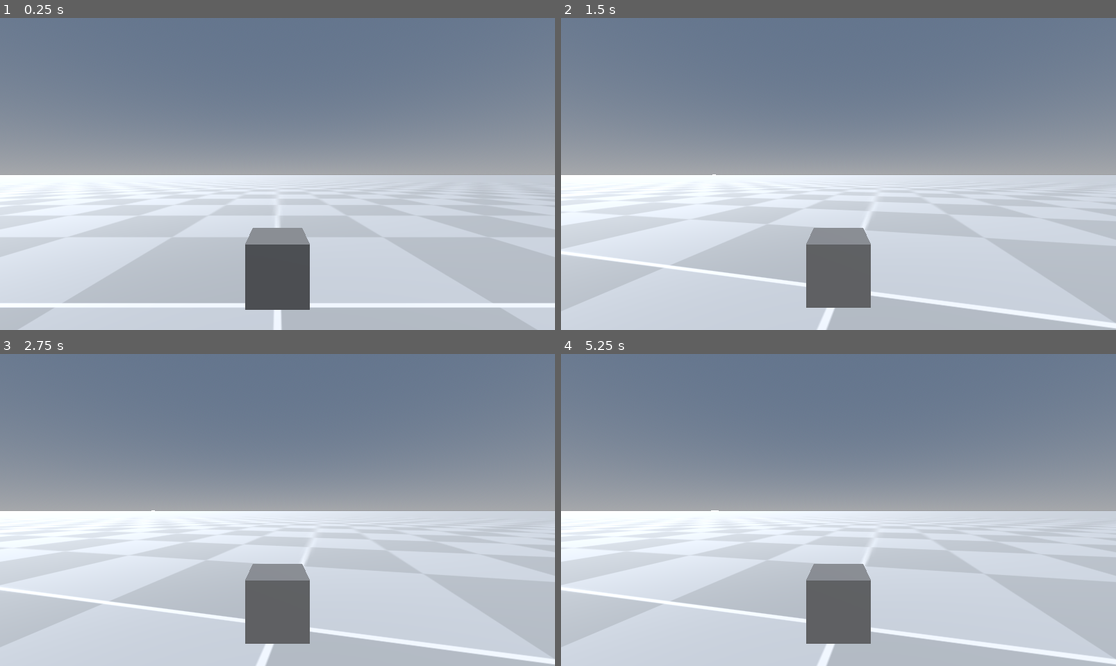
Above: before the commit, frames 1-4 (two rows, left to right).
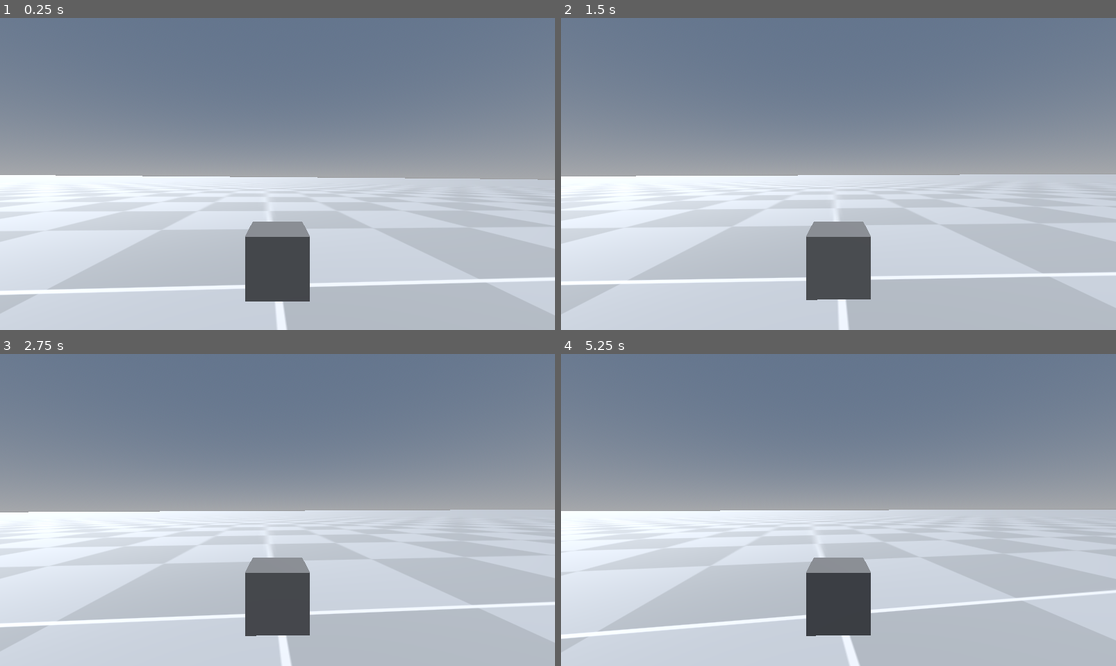
Above: after the commit, the same moments.

Repository: PerishoJ/metamorphosis
Game: Godot game, scene res://tank/tank_controls.tscn
Two runs of this game, one before a commit and one after it. Both use one fixed random seed, a clock stepped at 60 frames per second and the inputs below.
Inputs:
- Up to frame 1 (0.25 s): no input
- Up to frame 2 (1.5 s): hold W (fwd) 0.53-1.28 s
- Up to frame 3 (2.75 s): tap Enter at 2 s; hold W (fwd) from 2.03 s (still down)
- Up to frame 4 (5.25 s): release W (fwd) at 3.53 s

The runs differ from the first frame. In frame 1, 6.0% of the frame differs, in the area x 0-100%, y 50-100%; in frame 2, 7.4%; in frame 3, 9.5%; in frame 4, 10%, in the area x 0-100%, y 49-100%.

Commit message:
tweaking values...still not working

Diff:
--- a/project.godot
+++ b/project.godot
@@ -20,7 +20,7 @@
 fwd={
 "deadzone": 0.5,
 "events": [Object(InputEventKey,"resource_local_to_scene":false,"resource_name":"","device":-1,"window_id":0,"alt_press …(192 unchanged characters)…
-, Object(InputEventKey,"resource_local_to_scene":false,"reso …(137 unchanged characters)… se,"keycode":0,"physical_keycode":4194322,"key_label":0,"unicode":0,"location":0,"echo":false,"script":null)
+, Object(InputEventKey,"resource_local_to_scene":false,"reso …(137 unchanged characters)… se,"keycode":0,"physical_keycode":4194320,"key_label":0,"unicode":0,"location":0,"echo":false,"script":null)
 ]
 }
 exit={
--- a/tank/tank_controls.gd
+++ b/tank/tank_controls.gd
@@ -15,7 +15,7 @@
 var cmt = false
 func _physics_process(delta):
   if Input.is_action_pressed("fwd"):
-    print("Moving")
+    print("Moving @ " + str(pwr) + " force")
     engine_force = pwr
   if Input.is_action_pressed("exit"):
     get_tree().quit()
--- a/tank/tank_controls.tscn
+++ b/tank/tank_controls.tscn
@@ -41,43 +41,54 @@
 shape = SubResource("BoxShape3D_rlalv")
 
 [node name="tank" type="VehicleBody3D" parent="."]
-transform = Transform3D(1, 0, 0, 0, 1, 0, 0, 0, 1, 0, 0.125, 0)
 engine_force = 100.0
 brake = 50.0
 steering = 0.261799
 script = ExtResource("2_u0ugl")
-pwr = 500.0
+pwr = 20.0
 
 [node name="mesh" type="MeshInstance3D" parent="tank"]
-transform = Transform3D(1, 0, 0, 0, 1, 0, 0, 0, 1, 0, 0.913638, 0)
+transform = Transform3D(1, 0, 0, 0, 1, 0, 0, 0, 1, 0, 0.788638, 0)
 mesh = SubResource("BoxMesh_wvwcj")
 
 [node name="Wheel_FR" type="VehicleWheel3D" parent="tank"]
-transform = Transform3D(1, 0, 0, 0, 1, 0, 0, 0, 1, -1, 0.5, 1)
+transform = Transform3D(1, 0, 0, 0, 1, 0, 0, 0, 1, -1, 0.375, 1)
 brake = 50.0
-wheel_radius = 0.2
+wheel_radius = 0.3
+suspension_travel = 0.1
+suspension_stiffness = 1.5
+suspension_max_force = 10.0
 
 [node name="Wheel_FL" type="VehicleWheel3D" parent="tank"]
-transform = Transform3D(1, 0, 0, 0, 1, 0, 0, 0, 1, 1, 0.5, 0.875)
+transform = Transform3D(1, 0, 0, 0, 1, 0, 0, 0, 1, 1, 0.375, 0.875)
 brake = 50.0
-wheel_radius = 0.2
+wheel_radius = 0.3
+suspension_travel = 0.1
+suspension_stiffness = 1.5
+suspension_max_force = 10.0
 
 [node name="Wheel_BL" type="VehicleWheel3D" parent="tank"]
-transform = Transform3D(1, 0, 0, 0, 1, 0, 0, 0, 1, 1.01555, 0.5, -1)
+transform = Transform3D(1, 0, 0, 0, 1, 0, 0, 0, 1, 1.01555, 0.375, -1)
 brake = 50.0
-wheel_radius = 0.2
+wheel_radius = 0.3
+suspension_travel = 0.1
+suspension_stiffness = 1.5
+suspension_max_force = 10.0
 
 [node name="Wheel_BR" type="VehicleWheel3D" parent="tank"]
-transform = Transform3D(1, 0, 0, 0, 1, 0, 0, 0, 1, -1, 0.5, -1)
+transform = Transform3D(1, 0, 0, 0, 1, 0, 0, 0, 1, -1, 0.375, -1)
 brake = 50.0
-wheel_radius = 0.2
+wheel_radius = 0.3
+suspension_travel = 0.1
+suspension_stiffness = 1.5
+suspension_max_force = 10.0
 
 [node name="CollisionShape3D" type="CollisionShape3D" parent="tank"]
-transform = Transform3D(1, 0, 0, 0, 1, 0, 0, 0, 1, 0, 0.9375, 0)
+transform = Transform3D(1, 0, 0, 0, 1, 0, 0, 0, 1, 0, 0.8125, 0)
 shape = SubResource("BoxShape3D_40a5v")
 
 [node name="Camera3D" type="Camera3D" parent="tank"]
-transform = Transform3D(1, 0, 0, 0, 1, 0, 0, 0, 1, 0, 2.5, 3.625)
+transform = Transform3D(1, 0, 0, 0, 1, 0, 0, 0, 1, 0, 2.25, 3.625)
 
 [node name="DirectionalLight3D" type="DirectionalLight3D" parent="."]
 transform = Transform3D(0.25, -0.678603, 0.69065, -0.0669872, 0.699469, 0.711516, -0.965926, -0.224144, 0.129409, -5.25, 4.375, 0)
